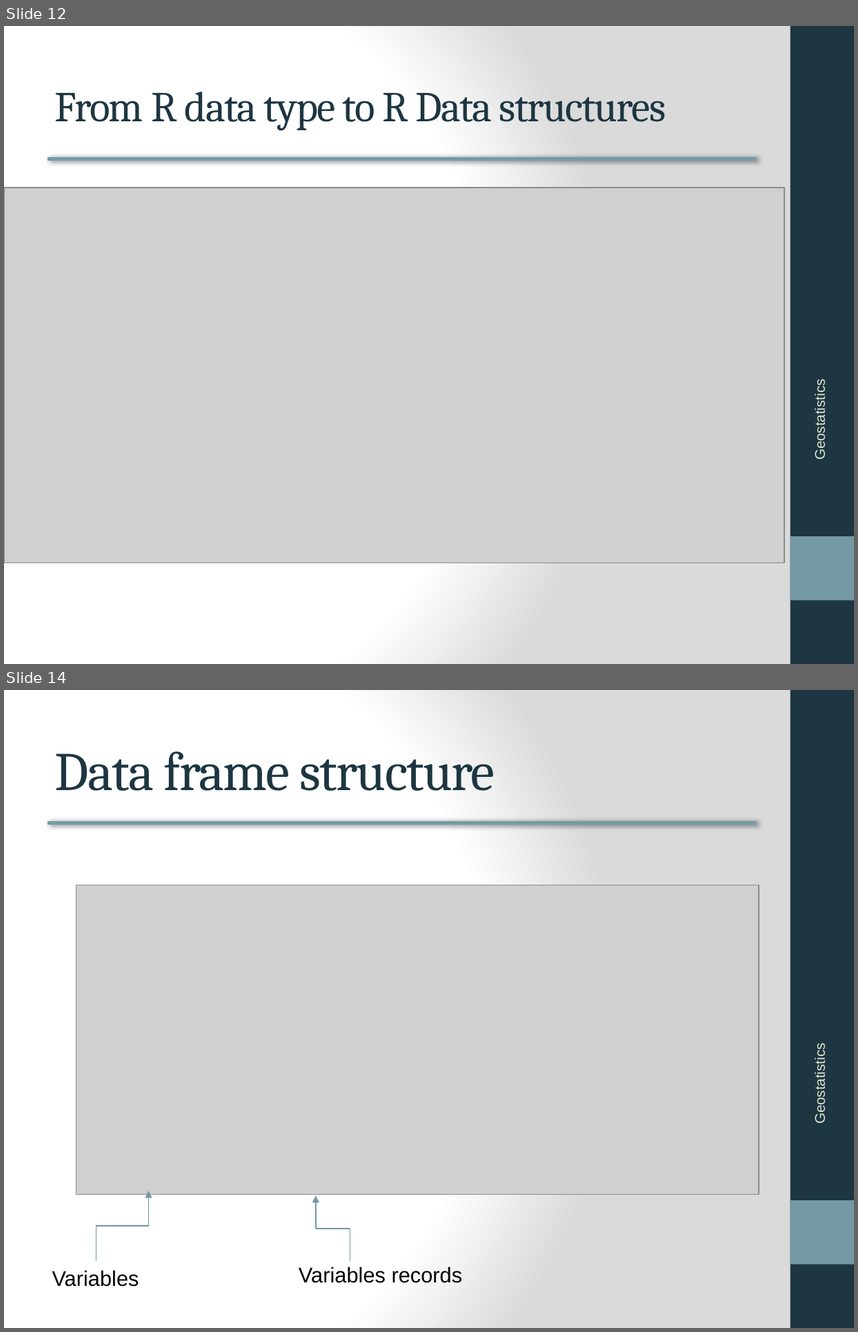
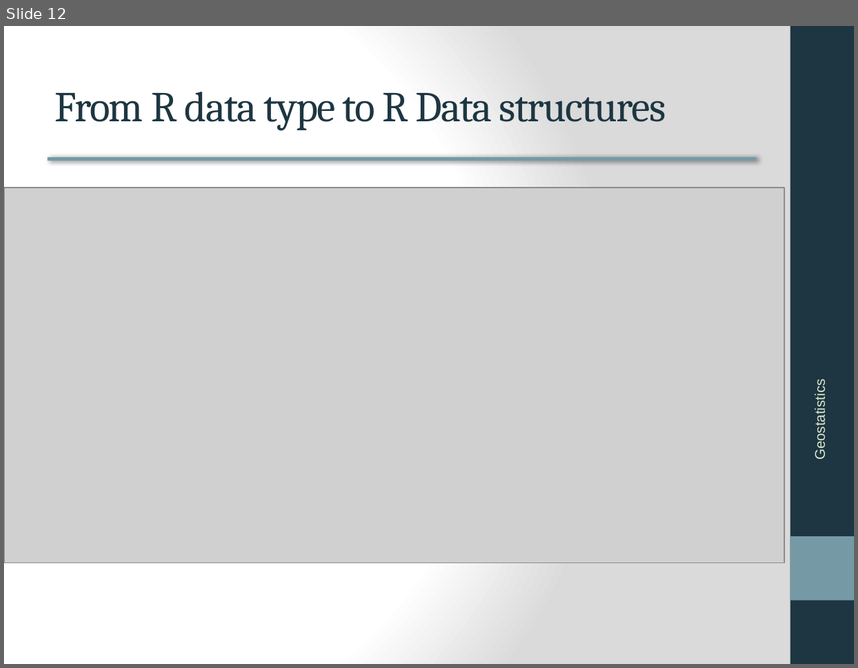
Before and after one commit to milkiaszerai/geol-0097-geostatistics, a slide deck: Slides_and_R_ Notebooks/GST_Pract_2022_01_Intro to R.pptx. Shown one above the other, each under a label of ours: slides 12 and 14 before the commit, slide 12 after it; the slides between them are not shown. The pictures are 858x1332 and 858x668 pixels, drawn with LibreOffice and Linux fonts; fonts in the diff are those of the drawing; grey boxes stand for pictures; background and template pictures are left out. Boxes give left, top, right and bottom in pixels: in the first picture for what was removed or moved away, otherwise in the second. Text is boxed around its words. In the diff, an @@ line names an element or a change of style, - is before the commit and + after.

```diff
--- a/Slides_and_R_ Notebooks/GST_Pract_2022_01_Intro to R.pptx
+++ b/Slides_and_R_ Notebooks/GST_Pract_2022_01_Intro to R.pptx
@@ slide 14 removed at bbox=[4, 690, 854, 1328], background gradient #FFFFFF to #DADADA; not listed: 3 template elements that a slide beside it also shows @@
@@ title removed at bbox=[55, 751, 495, 791] @@
-Data frame structure
@@ picture removed at bbox=[76, 885, 759, 1194] @@
@@ text removed at bbox=[812, 1050, 828, 1122] @@
-Geostatistics
@@ elbow arrow removed from (96, 1261) to (148, 1191) @@
@@ elbow arrow removed from (350, 1261) to (316, 1195) @@
@@ text removed at bbox=[299, 1266, 463, 1283] @@
-Variables records
@@ text removed at bbox=[52, 1270, 139, 1286] @@
-Variables
```
Also in this commit, not shown: 15 other slides removed, 3 other files.
